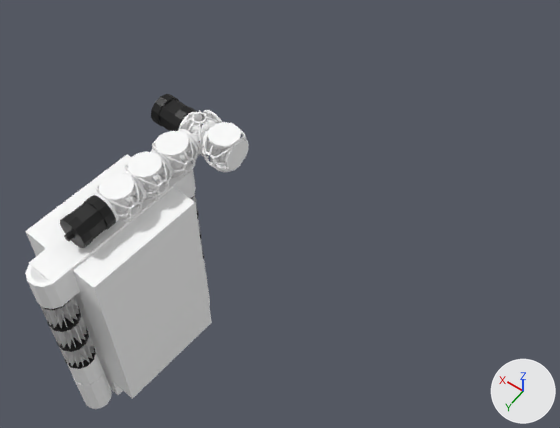
Two versions of the COLLADA model Objects3d/orbit_turret_noone.dae, one commit apart.
Both versions are drawn from a 50 mm lens placed at (-8.16, 5.92, 12.15), pointed at (-1.68, -3.16, -2.12). The axes (+X, +Y, +Z) are drawn at lower right. The lights are the same throughout. Where no turn or scale is listed for an object, it has been applied to the vertices.

Objects in the first picture: 'RadiatorCold', 'RadiatorHot', 'aimpiece', 'base', 'emitpiece'.
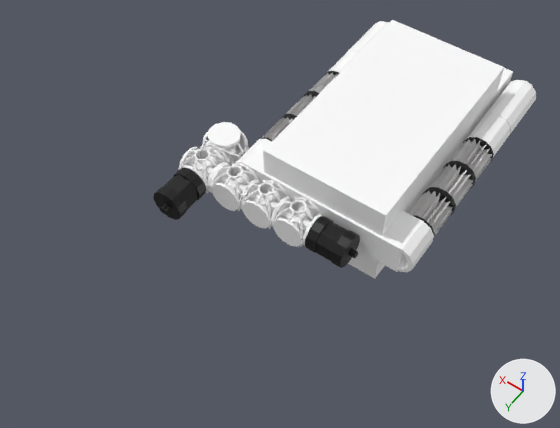
Where the newer file only moved an object's origin or applied its transform, the numbers keep the older frame.

Location of each change, [x1, y1, x2, y2] in pixels of the pictures (560 x 428 px):
'emitpiece', turned
    before: [25, 130, 212, 409]
    after: [210, 20, 536, 278]
'base', turned
    before: [151, 94, 249, 172]
    after: [153, 122, 249, 220]
'RadiatorCold', reshaped (40% wider)
    before: [40, 194, 203, 366]
    after: [263, 72, 492, 237]
'aimpiece', turned
    before: [179, 110, 222, 157]
    after: [178, 146, 227, 193]
'RadiatorHot', reshaped (41% wider)
    before: [42, 197, 203, 367]
    after: [264, 73, 491, 234]

What the commit changed:
me_radiatorhotmesh has 486 vertices, 756 faces and spans x -0.65..0.33, y -3.85..0.33, z -3.81..-1.16.
me_radiatorhotmesh is used by ob_radiatorhot; location (0.36, 1.78, 0.09).
me_radiatorhotmesh part 1: the whole mesh is multiplied about its middle by the matrix ((-0.087, -0.996, 0.0), (0.0, 0.0, 1.0), (-0.996, 0.087, 0.0)), then moved by (-3.53, -4.3, 2.5).
me_radiatorcoldmesh has 486 vertices, 756 faces and spans x -0.65..0.33, y -3.85..0.33, z -3.81..-1.16.
me_radiatorcoldmesh is used by ob_radiatorcold; location (0.36, 1.78, 0.1).
me_radiatorcoldmesh part 2: the whole mesh is multiplied about its middle by the matrix ((-0.087, -0.996, 0.0), (0.0, 0.0, 1.0), (-0.996, 0.087, 0.0)), then moved by (-3.53, -4.29, 2.49).
Object 'base' (ob_base) turns from (90, 0, 175) to (90, 0, -90) degrees about x, y and z.
Object 'emitpiece' (ob_emitpiece) turns from (0, 0, 0) to (0, 0, 90) degrees about x, y and z.
